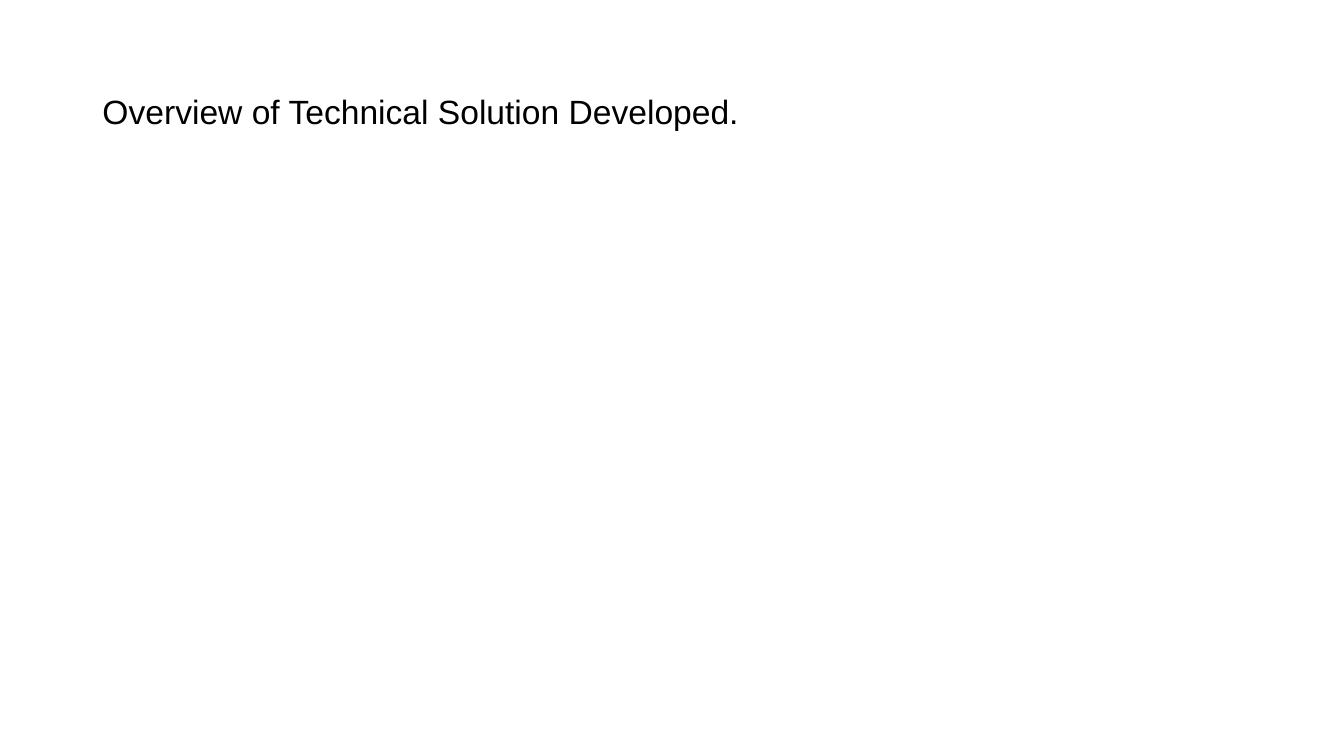
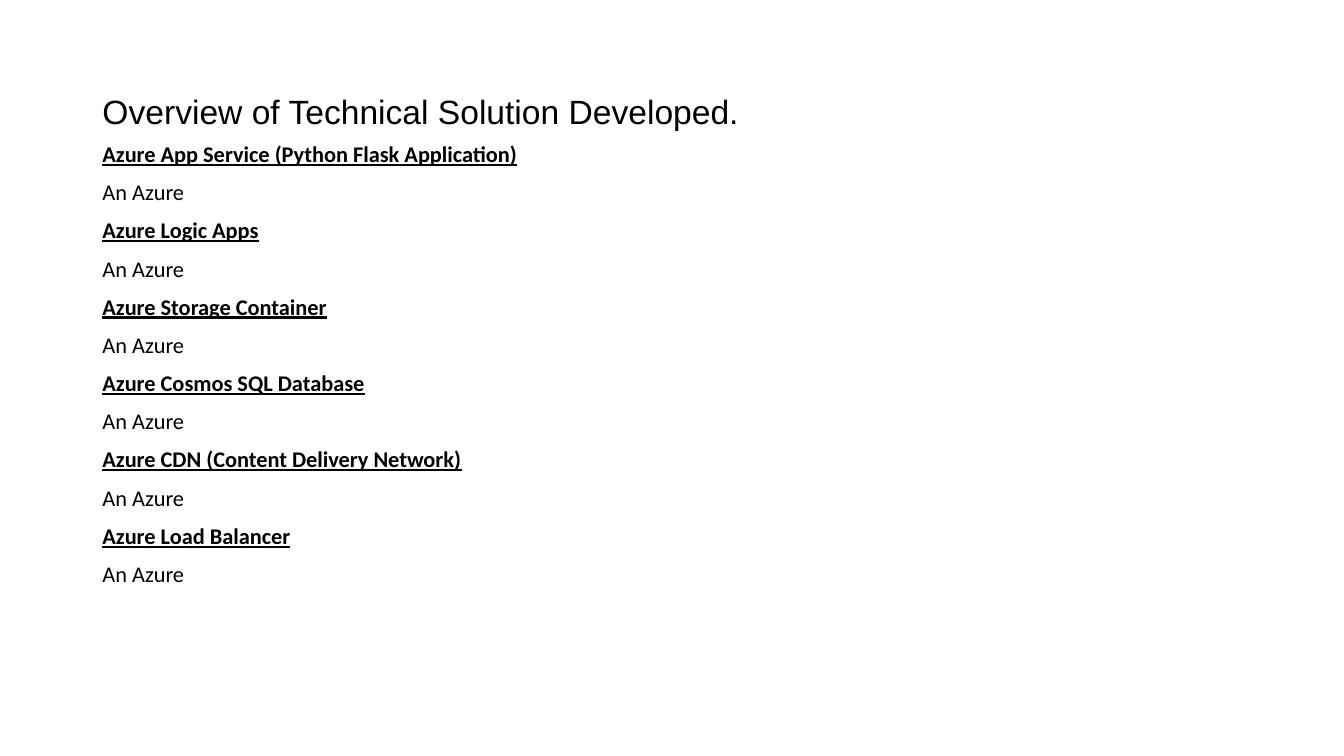
Before and after one commit to DevTobsterr/COM682, a slide deck: slide 5 of Cloud Native Development.pptx (slide 4 before the commit). Drawn at 1344x756 pixels with LibreOffice and Linux fonts; fonts in the diff are those of the drawing. Boxes give left, top, right and bottom in pixels: in the first picture for what was removed or moved away, otherwise in the second. Text is boxed around its words. In the diff, an @@ line names an element or a change of style, - is before the commit and + after.

```diff
--- a/Cloud Native Development.pptx
+++ b/Cloud Native Development.pptx
@@ text added at [102, 145, 516, 582], 16 pt, text #000000, bold, underline @@
+Azure App Service (Python Flask Application)
+An Azure
+Azure Logic Apps
+An Azure
+Azure Storage Container
+An Azure
+Azure Cosmos SQL Database
+An Azure
+Azure CDN (Content Delivery Network)
+An Azure
+Azure Load Balancer
+An Azure
```
Also in this commit, not shown: 1 other slide changed, 2 slides added, 1 slide removed, 1 other file.
